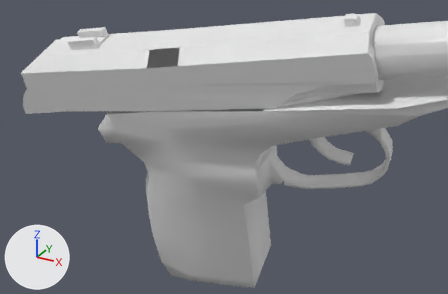
The OBJ model Vertex_Animation_Compiler/Assets/Makarov_Pistol_Reload167.obj as it was, and as the next commit left it.
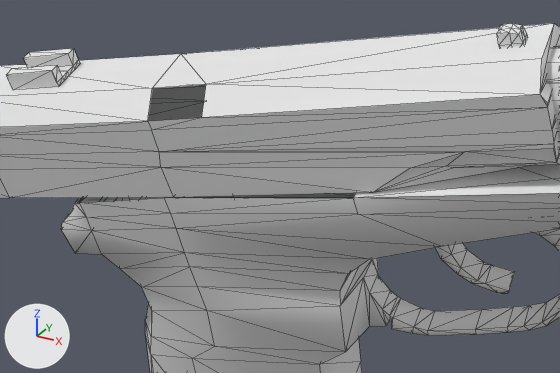
There are two pictures of each version: one from a 50 mm lens placed at (0.4639, -0.3076, 0.0099), pointed at (0.3664, -0.1304, -0.0788), one close up on the part from 14% to 85% of the width and 0% to 71% of the height. Every picture has the same lights, and +X, +Y and +Z are marked at lower left. The close-ups show mesh edges as thin lines. Where no turn or scale is listed for an object, it has been applied to the vertices.

Names of what the first close-up shows: 'Rest_of_the_gun_Sphere', 'Top_Slider_Sphere.001'.
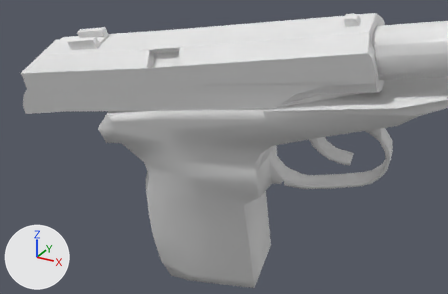
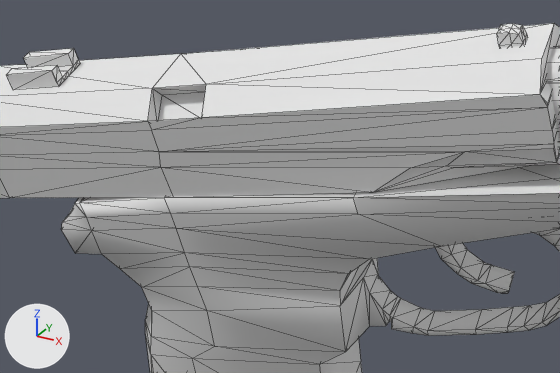
Edits to the bpy script that builds the scene:
```text
Change me_rest_of_the_gun_sphere:
    where me_rest_of_the_gun_sphere.from_pydata(...)  # 272 vertices, 519 faces; spans x 0.3113..0.4581, y -0.1382..-0.0825, z -0.1591..-0.0256
    used by ob_rest_of_the_gun_sphere; location = (0.0, 0.0, 0.0)
    verts and faces of me_rest_of_the_gun_sphere; kept vertices keep their numbers, new ones are numbered from 272
    before: 164 (0.3787, -0.1085, -0.0546), 166 (0.3204, -0.1382, -0.0722) at pixel (74, 203), 175 (0.3217, -0.1381, -0.0718) at pixel (79, 202), 178 (0.3822, -0.1324, -0.0618) at pixel (353, 197), 179 (0.3421, -0.1364, -0.0677) at pixel (164, 197)
    before: 180 (0.3182, -0.1142, -0.0646), 181 (0.3387, -0.1125, -0.0605), 183 (0.3169, -0.1143, -0.0649)
    me_rest_of_the_gun_sphere part 1
    add faces += [(164, 181, 179), (175, 179, 181), (166, 175, 183), (164, 179, 178), (175, 181, 180), (175, 180, 183)]
Change me_top_slider_sphere_001:
    used by ob_top_slider_sphere_001; location = (0.0, 0.0, 0.0)
    remove me_top_slider_sphere_001.from_pydata(...)  # 127 vertices, 227 faces; spans x 0.2787..0.418, y -0.1467..-0.1084, z -0.0779..-0.0286
    add me_top_slider_sphere_001.from_pydata(...)  # 131 vertices, 237 faces; spans x 0.2787..0.418, y -0.1467..-0.1084, z -0.0779..-0.0286
    me_top_slider_sphere_001 part 2
    4 vertices are added at (0.3541, -0.137, -0.0505), (0.3425, -0.1382, -0.0525), (0.3528, -0.1333, -0.0451), (0.3413, -0.1344, -0.0471)
    10 new faces join them
```

Changed parts and their boxes [x1, y1, x2, y2] in the close-ups (560 x 373 px):
part 1 of me_rest_of_the_gun_sphere, added
    after: [75, 193, 356, 203]
part 2 of me_top_slider_sphere_001, added
    after: [148, 84, 206, 121]
